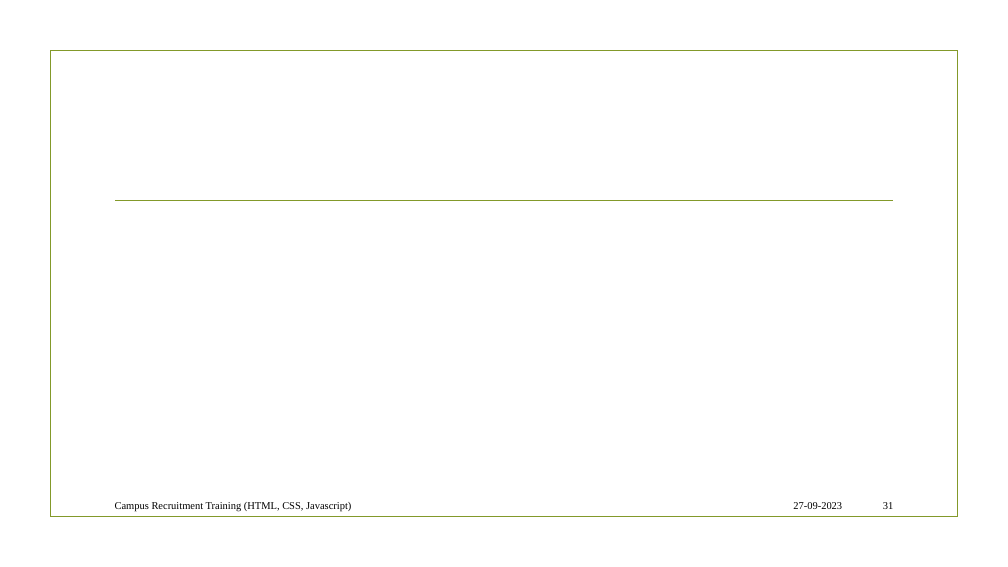
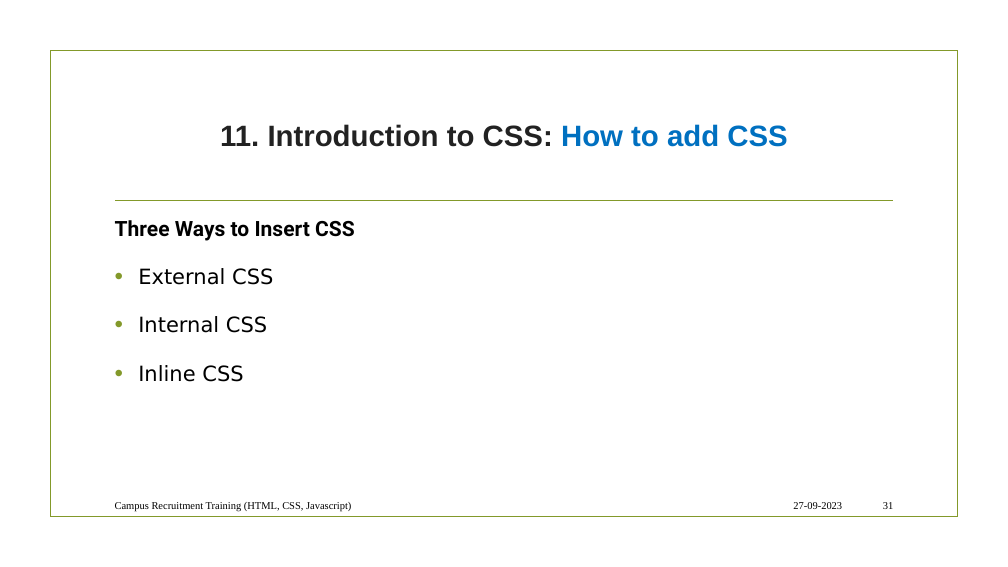
Before and after one commit to dayanandyadav205/CRT, a slide deck: slide 31 of ppt/CRT (PPT).pptx. Drawn at 1008x567 pixels with LibreOffice and Linux fonts; fonts in the diff are those of the drawing; background and template pictures are left out. Boxes give left, top, right and bottom in pixels: in the first picture for what was removed or moved away, otherwise in the second. Text is boxed around its words. In the diff, an @@ line names an element or a change of style, - is before the commit and + after.

```diff
--- a/ppt/CRT (PPT).pptx
+++ b/ppt/CRT (PPT).pptx
@@ title added at box(220, 124, 787, 147), 28 pt, text #222222, bold @@
+11. Introduction to CSS: How to add CSS
@@ text added at box(115, 220, 355, 382), 20 pt, text #000000 @@
+Three Ways to Insert CSS
+• External CSS
+• Internal CSS
+• Inline CSS
```
Also in this commit, not shown: 3 other slides changed, 1 other file.
